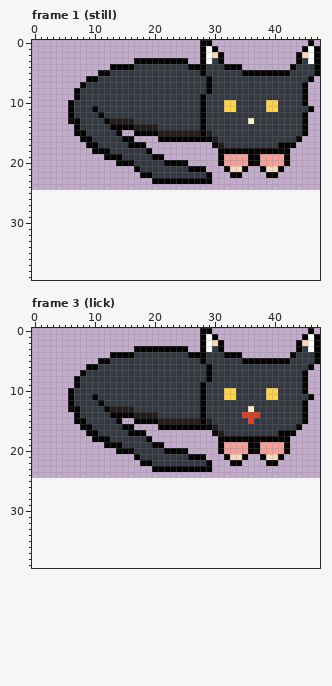
Pixel-art file, stored at assets/main_menu_cat.ase. The first picture shows the starting point.
48x25 pixels, 6 frames. Shown: frame 1 (still), frame 3 (lick). The old version is drawn lined up with the new one, on the new canvas. The commit also changed other frames, which this record leaves out.
Now the later version:
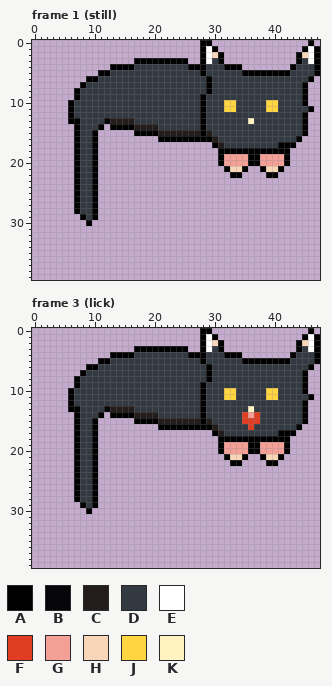
Palette (. is transparent): A #000000  B #060608  C #221c1a  D #333941  E #ffffff  F #df3e23  G #f5a097  H #fad6b8  J #ffd541  K #fef3c0
Change:
canvas 48x25 -> 48x40
Frame 1 (still):
y 11: x 10 B -> D
y 12: x 11 B -> D
y 14: x 11..12 DD -> A.
y 15: x 8 A -> D; x 10..14 DDDDA -> A....
y 16: x 7..16 .AADDDDDAA -> ADDA......
y 17: x 7..9 ..A -> ADD; x 11..18 DDDDDAAA -> ........
y 18: x 7..9 ... -> ADD; x 11..19 AADDDDDDA -> .........
y 19: x 7..10 .... -> ADDA; x 12..21 AAADDDDDAA -> ..........
y 20: x 7..10 .... -> ADDA; x 14..25 AAADDDDDAAAA -> ............
y 21: x 7..10 .... -> ADDA; x 17..28 ADDDDDDDDAAA -> ............
y 22: x 7..10 .... -> ADDA; x 18..29 AADDDDDDDDDA -> ............
y 23: x 7..10 .... -> ADDA; x 20..29 AAAAAAAAAA -> ..........
y 24..28: x 7..10 .... -> ADDA
y 29: x 8..10 ... -> ADA
y 30: x 9 . -> A
Frame 3 (lick):
y 11: x 10 B -> D
y 12: x 11 B -> D
y 14: x 11..12 DD -> A.; x 36 F -> G
y 15: x 8 A -> D; x 10..14 DDDDA -> A....; x 35 D -> F; x 37 D -> F
y 16: x 7..16 .AADDDDDAA -> ADDA......; x 36 D -> F
y 17: x 7..9 ..A -> ADD; x 11..18 DDDDDAAA -> ........
y 18: x 7..9 ... -> ADD; x 11..19 AADDDDDDA -> .........
y 19: x 7..10 .... -> ADDA; x 12..21 AAADDDDDAA -> ..........
y 20: x 7..10 .... -> ADDA; x 14..25 AAADDDDDAAAA -> ............
y 21: x 7..10 .... -> ADDA; x 17..28 ADDDDDDDDAAA -> ............
y 22: x 7..10 .... -> ADDA; x 18..29 AADDDDDDDDDA -> ............
y 23: x 7..10 .... -> ADDA; x 20..29 AAAAAAAAAA -> ..........
y 24..28: x 7..10 .... -> ADDA
y 29: x 8..10 ... -> ADA
y 30: x 9 . -> A
Changed places in both pictures, as pixel boxes (x1, y1, x2, y2):
changed: (74, 106, 212, 226)
changed: (74, 394, 212, 514)
changed: (242, 412, 260, 430)
